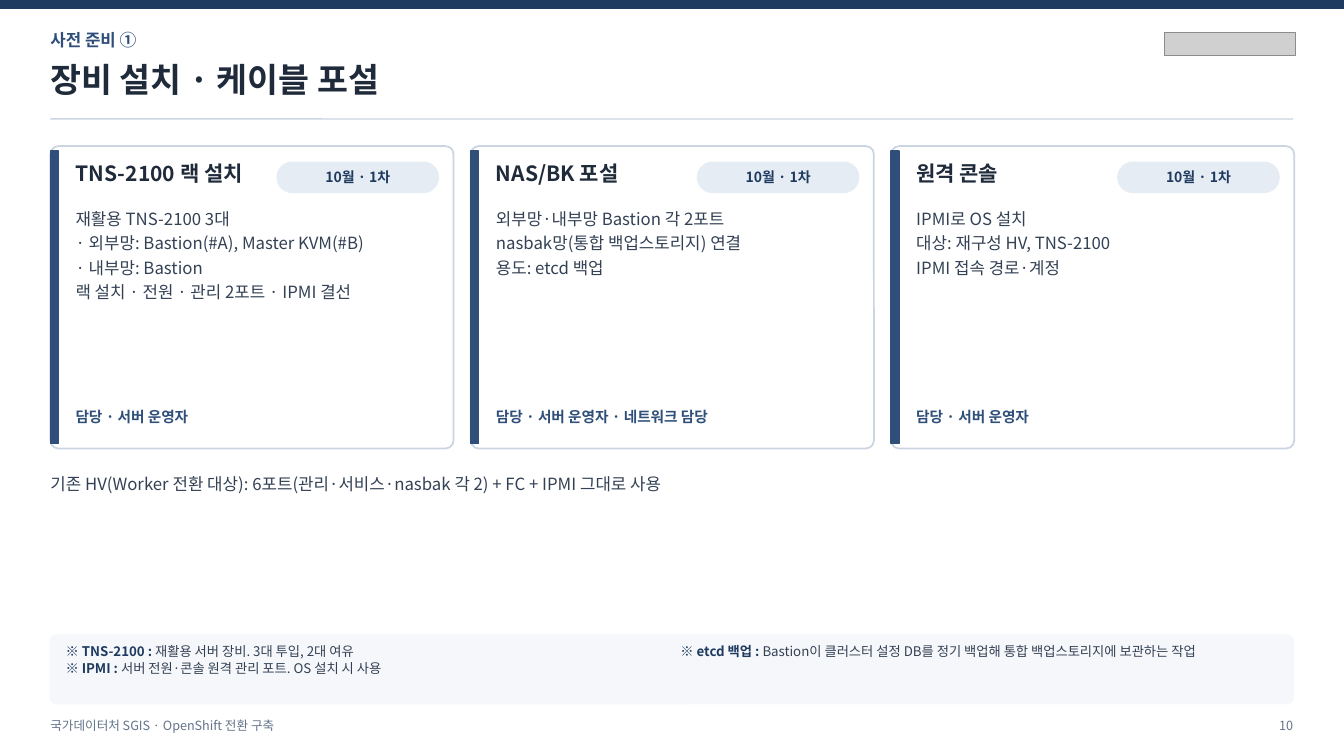
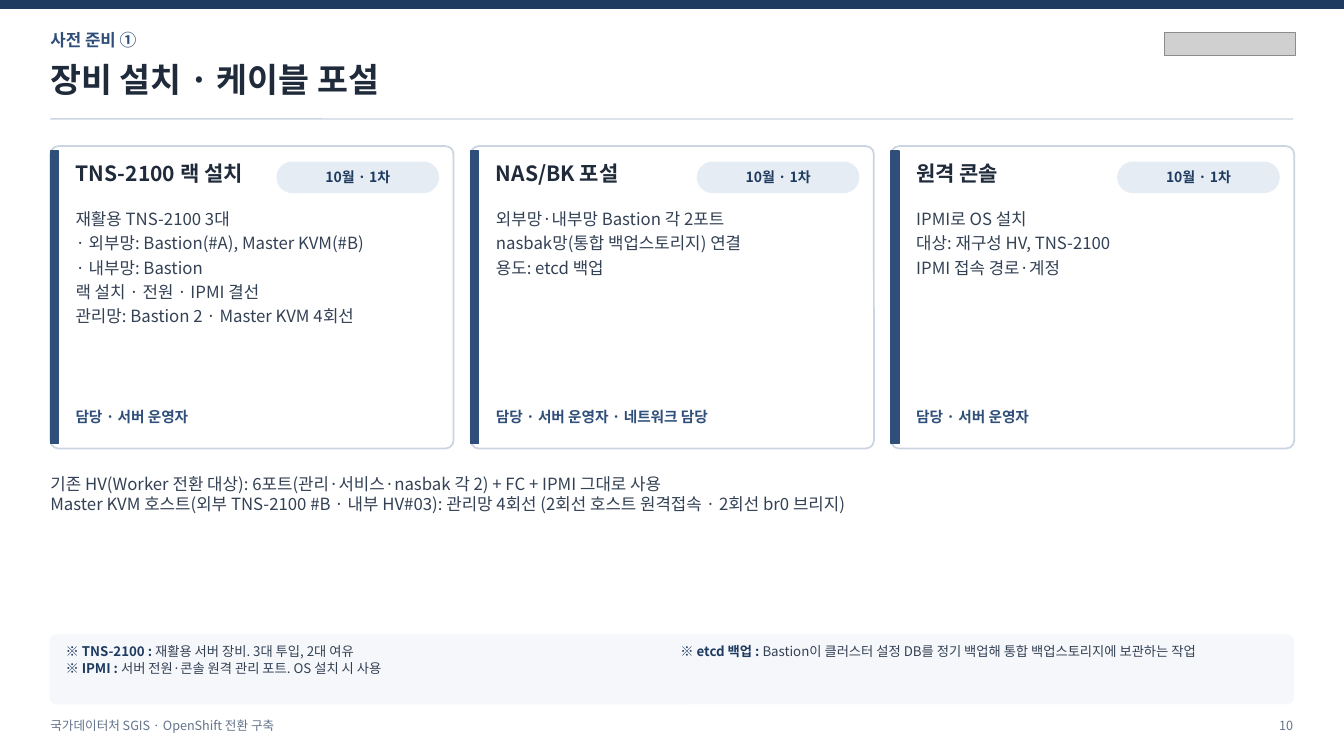
Before and after one commit to fine-Jang/FineJnag_repo, a slide deck: slide 10 of 20_Projects/SGIS_MTV/SGIS_MTV_WorkPlan_v3.0pt.pptx. Drawn at 1344x756 pixels with LibreOffice and Linux fonts; fonts in the diff are those of the drawing; grey boxes stand for pictures. Boxes give left, top, right and bottom in pixels: in the first picture for what was removed or moved away, otherwise in the second. Text is boxed around its words. In the diff, an @@ line names an element or a change of style, - is before the commit and + after.

```diff
--- a/20_Projects/SGIS_MTV/SGIS_MTV_WorkPlan_v3.0pt.pptx
+++ b/20_Projects/SGIS_MTV/SGIS_MTV_WorkPlan_v3.0pt.pptx
@@ text at (76,284,354,324): text changed @@
-랙 설치 · 전원 · 관리 2포트 · IPMI 결선
+랙 설치 · 전원 · IPMI 결선
+관리망: Bastion 2 · Master KVM 4회선
@@ text at (50,496,845,513): paragraph added @@
+Master KVM 호스트(외부 TNS-2100 #B · 내부 HV#03): 관리망 4회선 (2회선 호스트 원격접속 · 2회선 br0 브리지)
```
Also in this commit, not shown: 6 other slides changed, 3 other files.
